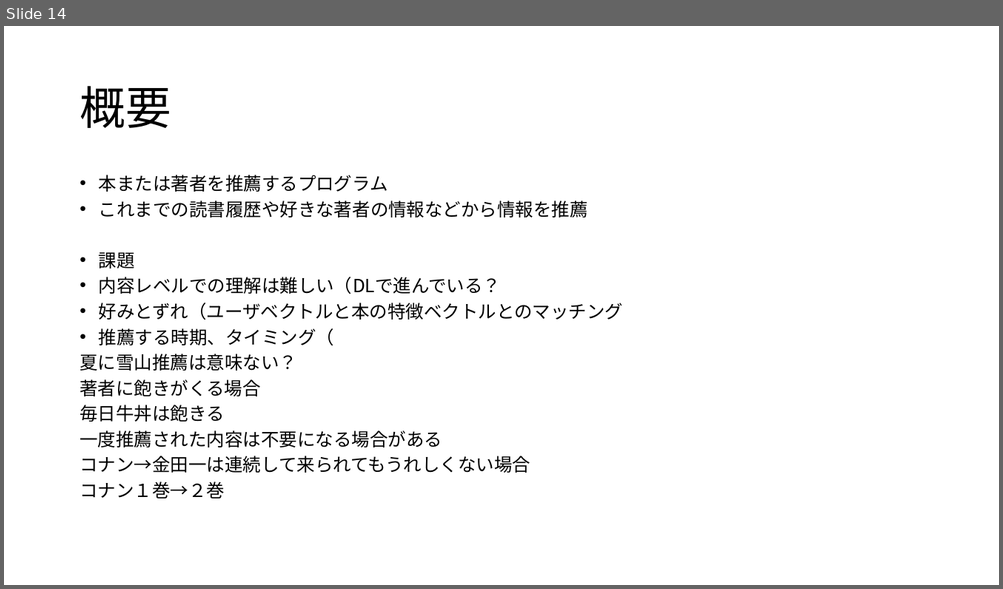
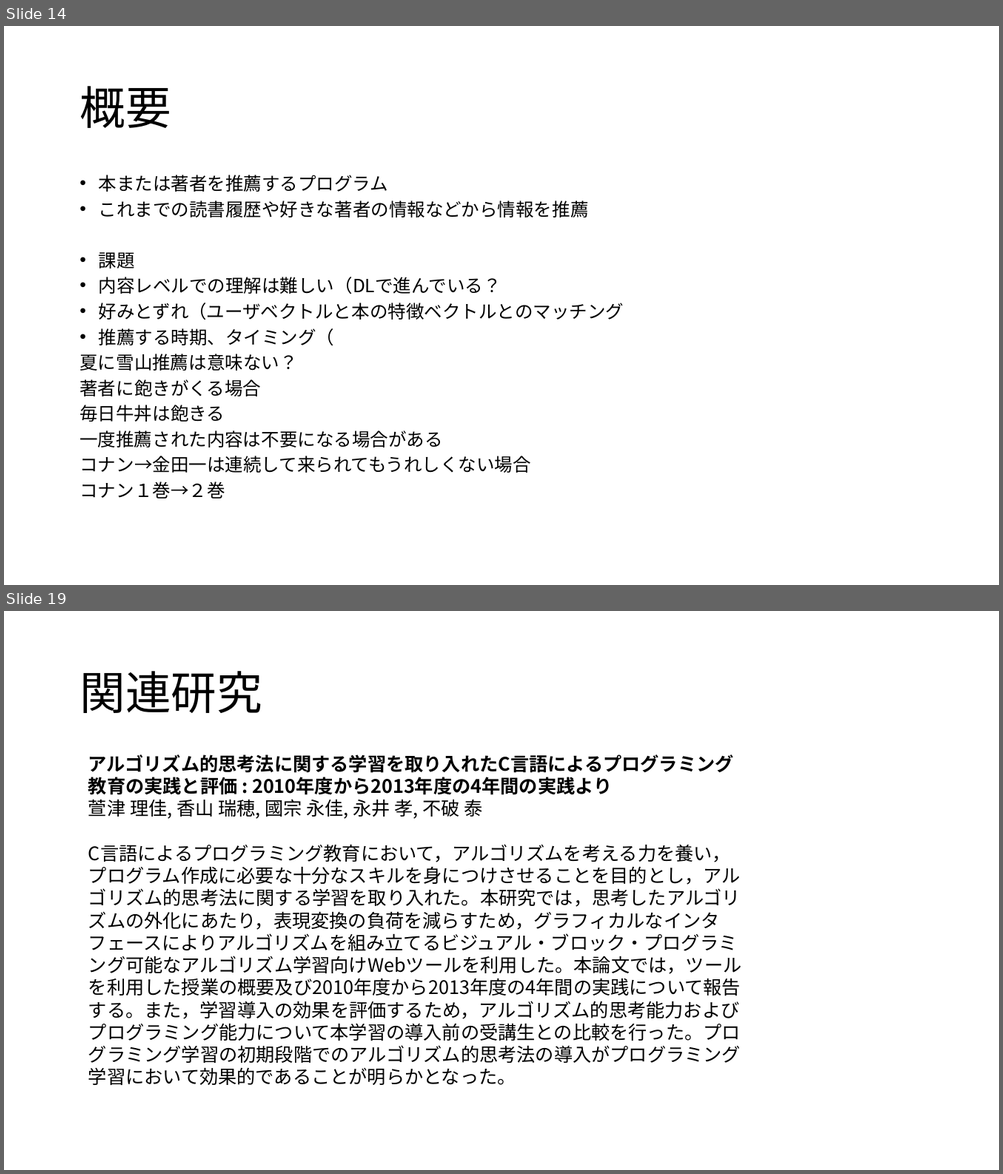
Before and after one commit to kait-takanolab/1821121-shimaoka-thesis, a slide deck: 1821121_shimaoka_sotsuken.pptx. Shown one above the other, each under a label of ours: slide 14 before the commit, slides 14 and 19 after it; the slides between them are not shown. The pictures are 1003x589 and 1003x1174 pixels, drawn with LibreOffice and Linux fonts; fonts in the diff are those of the drawing. Boxes give left, top, right and bottom in pixels: in the first picture for what was removed or moved away, otherwise in the second. Text is boxed around its words. In the diff, an @@ line names an element or a change of style, - is before the commit and + after.

Commit message:
Update 1821121_shimaoka_sotsuken.pptx
卒業研究タイトル案と関連研究について

```diff
--- a/1821121_shimaoka_sotsuken.pptx
+++ b/1821121_shimaoka_sotsuken.pptx
@@ slide 19 added at (4,611,999,1170), background #FFFFFF @@
@@ title added at (79,671,262,713), 44 pt, text #000000 @@
+関連研究
@@ text added at (88,755,742,1085), 18 pt, text #000000 @@
+アルゴリズム的思考法に関する学習を取り入れたC言語によるプログラミング教育の実践と評価 : 2010年度から2013年度の4年間の実践より
+萱津 理佳, 香山 瑞穂, 國宗 永佳, 永井 孝, 不破 泰
+C言語によるプログラミング教育において，アルゴリズムを考える力を養い，プログラム作成に必要な十分なスキルを身につけさせることを目的とし，アルゴリズム的思考法に関する学習を取り入れた。本研究では，思考したアルゴリズムの外化にあたり，表現変換の負荷を減らすため，グラフィカルなインタフェースによりアルゴリズムを組み立てるビジュアル・ブロック・プログラミング可能なアルゴリズム学習向けWebツールを利用した。本論文では，ツールを利用した授業の概要及び2010年度から2013年度の4年間の実践について報告する。また，学習導入の効果を評価するため，アルゴリズム的思考能力およびプログラミング能力について本学習の導入前の受講生との比較を行った。プログラミング学習の初期段階でのアルゴリズム的思考法の導入がプログラミング学習において効果的であることが明らかとなった。
```
Also in this commit, not shown: 6 other slides added.
